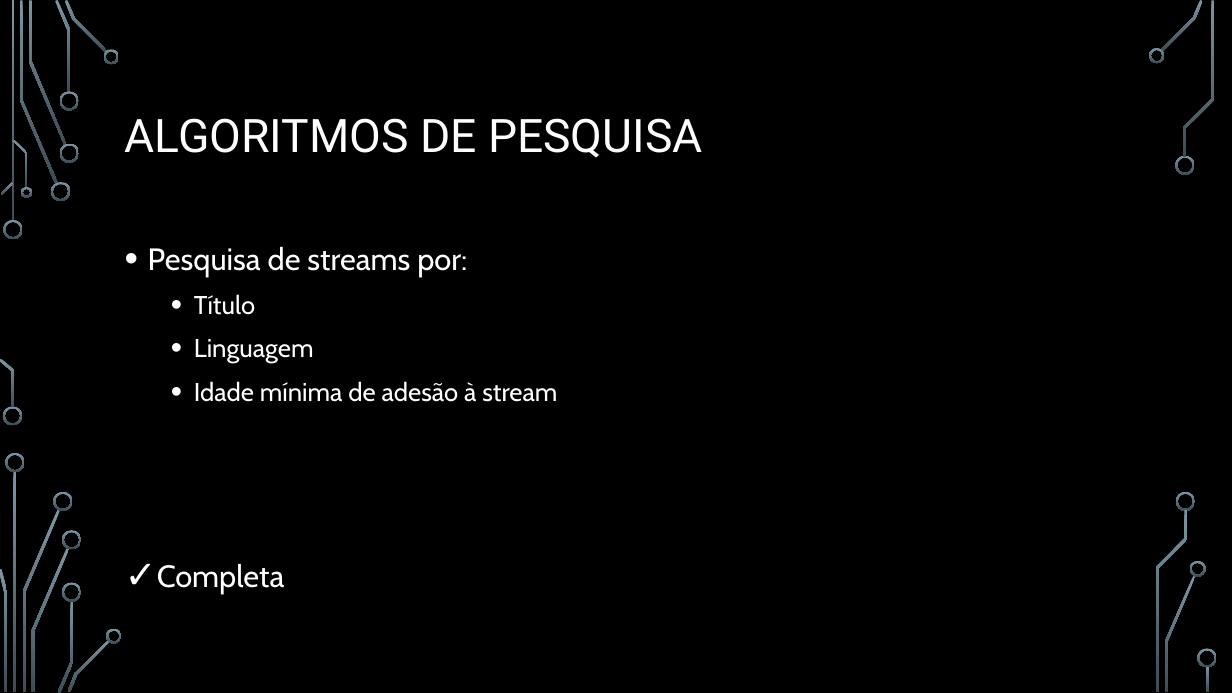
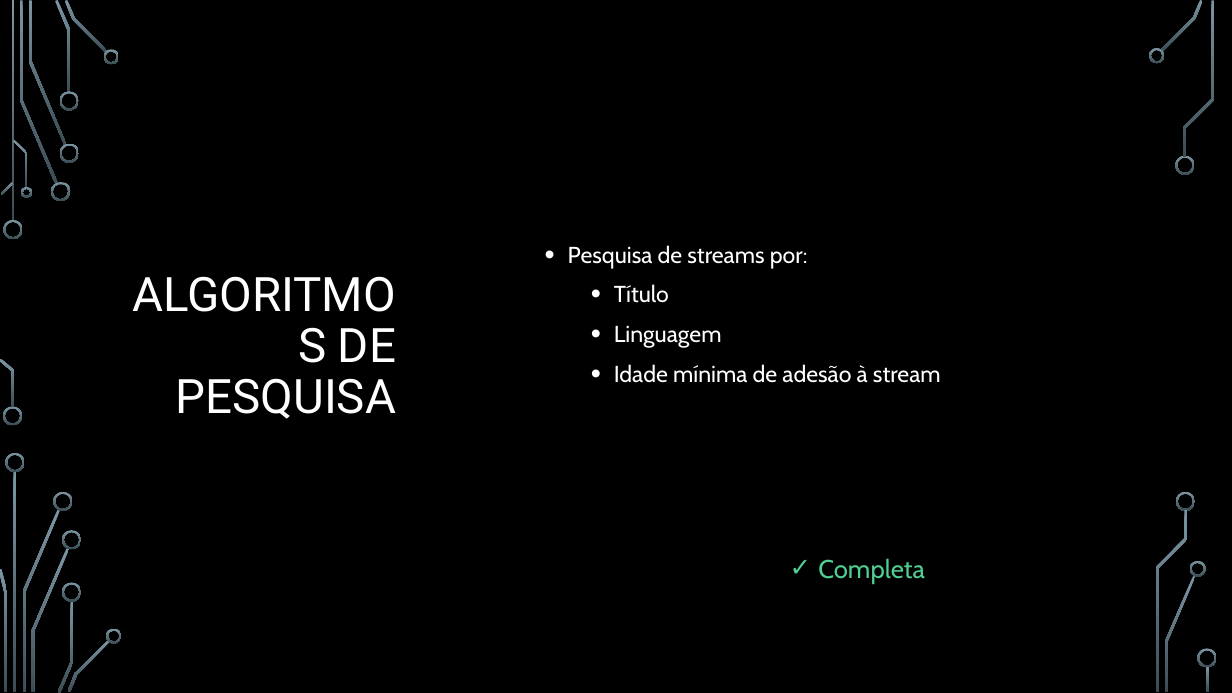
Before and after one commit to BrunoRosendo/StreamZ-AEDA-proj-, a slide deck: slide 12 of StreamZ.pptx (slide 11 before the commit). Drawn at 1232x693 pixels with LibreOffice and Linux fonts; fonts in the diff are those of the drawing; background and template pictures are left out. Boxes give left, top, right and bottom in pixels: in the first picture for what was removed or moved away, otherwise in the second. Text is boxed around its words. In the diff, an @@ line names an element or a change of style, - is before the commit and + after.

```diff
--- a/StreamZ.pptx
+++ b/StreamZ.pptx
@@ title "ALGORITMOS DE PESQUISA": place and size @@
-title "ALGORITMOS DE PESQUISA" at [125, 118, 702, 158]
+title "ALGORITMOS DE PESQUISA" at [176, 328, 396, 419]
@@ title "ALGORITMOS DE PESQUISA" at [176, 328, 396, 419]: size 36 to 37 pt; alignment left to right @@
@@ text "Pesquisa de streams por:": place and size @@
-text "Pesquisa de streams por:" at [148, 247, 557, 594]
+text "Pesquisa de streams por:" at [568, 245, 941, 383]
@@ text "Pesquisa de streams por:" at [568, 245, 941, 383]: size 24 to 18 pt in "Pesquisa de streams por:"; size 20 to 18 pt in "Título", "Linguagem", "Idade mínima de adesão à stream"; vertical alignment top to middle @@
@@ text at [157, 564, 285, 594]: paragraph removed @@
-✓ Completa
@@ text added at [818, 558, 925, 584], 20 pt, text #4FD093 @@
+✓ Completa
```
Also in this commit, not shown: 10 other slides changed, 3 slides added, 1 slide removed.
